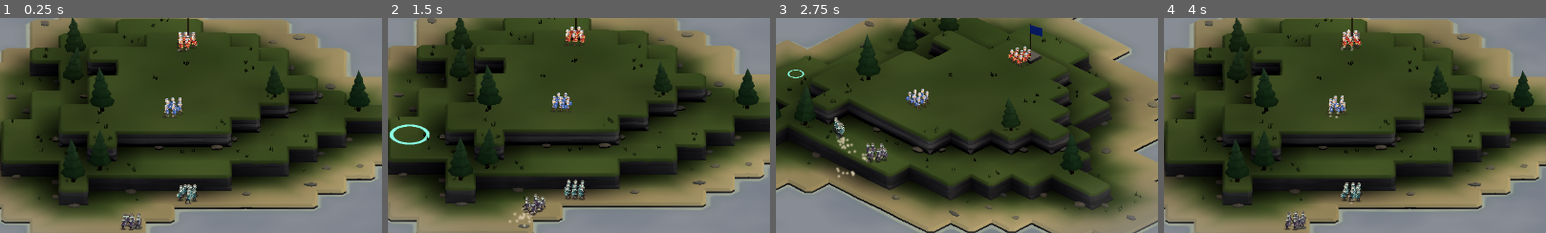
Above: before the commit, frames 1-4 (left to right).
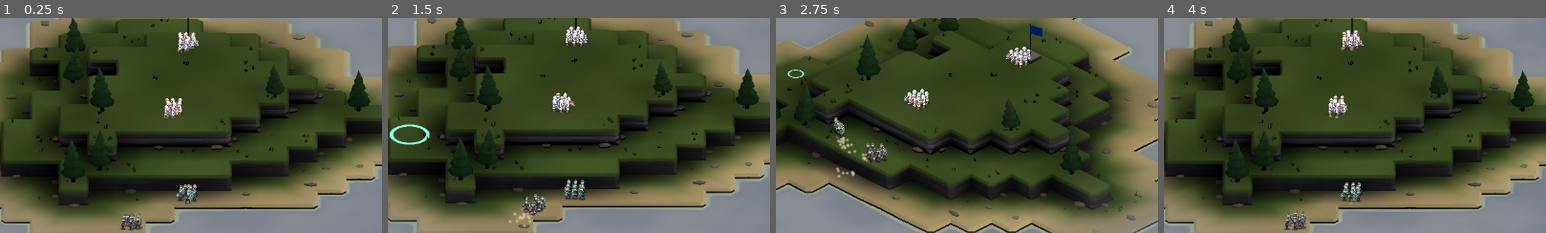
Above: after the commit, the same moments.

Repository: A1MEr-ane/undead-prince
Game: Godot game, scene res://scenes/main.tscn
Same seed, same stepped clock (60 frames per second), same inputs: the game is played once before the commit and once after it.
Inputs (mouse positions are % of the whole screen's width and height, from its top left):
- Up to frame 1 (0.25 s): no input
- Up to frame 2 (1.5 s): tap Enter at 0.5 s; move the mouse to (72, 45) at 0.52 s; tap 1 at 0.6 s; click (72, 45) at 0.67 s; move the mouse to (30, 55) at 1.27 s; tap 2 at 1.35 s; click (30, 55) at 1.42 s
- Up to frame 3 (2.75 s): move the mouse to (60, 28) at 2.02 s; tap Q at 2.1 s; click (60, 28) at 2.17 s
- Up to frame 4 (4 s): move the mouse to (45, 70) at 2.77 s; tap E at 2.85 s; click (45, 70) at 2.92 s; move the mouse to (80, 65) at 3.52 s; tap R at 3.6 s; click (80, 65) at 3.67 s
The pictures show only the part of the screen within x 27-77%, y 28-78%; the shares and areas given below are measured in that part.

The runs differ from the first frame. In frame 1, 0.7% of the frame differs, in the area x 42-52%, y 6-47%; in frame 2, 0.7%; in frame 3, 0.7%, in the area x 33-67%, y 12-43%; in frame 4, 0.6%.

Commit message:
feat(sprites): kingdom squads use Blender shieldman sprites (pilot P3)
unit.gdshader handles both atlas formats via uniforms (v_up, light_mode,
stain_mask, eye_cell, blood_from_alpha); main loads Blender atlas, parts and
JSON animation table with Image.load_from_file; Unit plays clips by name with
JSON durations when the sprite set provides them.

Co-Authored-By: Claude Opus 5.5 <noreply@anthropic.com>

Diff:
--- a/scripts/main.gd
+++ b/scripts/main.gd
@@ -35,6 +35,7 @@
 var selected = null
 
 var anims: Dictionary
+var sprite_sets := {}   # 名字 → {material, anims, lens, loops, direct}
 var unit_material: ShaderMaterial
 var unit_quad: QuadMesh
 var shadow_mesh: PlaneMesh
@@ -205,6 +206,10 @@
 	unit_material.set_shader_parameter("look_grid", Vector2(SpriteFactory.LOOK_GRID))
 	unit_material.set_shader_parameter("atlas_grid", res["grid"])
 	unit_material.set_shader_parameter("quad_size", Unit.QUAD)
+	sprite_sets["proc"] = {"material": unit_material, "anims": anims, "lens": {}, "loops": {}, "direct": false}
+	var shield := _load_blender_sprites("k2_shieldman")
+	if not shield.is_empty():
+		sprite_sets["shieldman"] = shield
 	unit_quad = QuadMesh.new()
 	unit_quad.size = Vector2(Unit.QUAD, Unit.QUAD)
 	unit_quad.center_offset = Vector3(0, Unit.QUAD * 0.5, 0)
@@ -241,6 +246,49 @@
 	marker.mesh = mm
 	marker.visible = false
 	add_child(marker)
+
+
+## 读取 Blender 管线产出的 UV 精灵（docs/sprite-pipeline.md）：图集 + 部位贴图 + JSON 动画表。
+## 用 Image.load_from_file 直接读原始 PNG，绕过导入设置（数据图不能做 sRGB 或压缩）。
+func _load_blender_sprites(id: String) -> Dictionary:
+	var dir := "res://assets/sprites/"
+	var json_path := ProjectSettings.globalize_path(dir + id + "_uv.json")
+	if not FileAccess.file_exists(json_path):
+		push_warning("缺少精灵：" + json_path)
+		return {}
+	var meta: Dictionary = JSON.parse_string(FileAccess.get_file_as_string(json_path))
+	var atlas := Image.load_from_file(ProjectSettings.globalize_path(dir + String(meta["image"])))
+	var parts := Image.load_from_file(ProjectSettings.globalize_path(dir + String(meta["part_texture"]["image"])))
+	var atlas_tex := ImageTexture.create_from_image(atlas)
+	var mat := ShaderMaterial.new()
+	mat.shader = load("res://shaders/unit.gdshader")
+	mat.set_shader_parameter("atlas", atlas_tex)
+	mat.set_shader_parameter("atlas_coverage", atlas_tex)
+	mat.set_shader_parameter("parts", ImageTexture.create_from_image(parts))
+	var grid: Array = meta["part_texture"]["grid"]
+	mat.set_shader_parameter("look_grid", Vector2(grid[0], grid[1]))
+	mat.set_shader_parameter("atlas_grid", Vector2(meta["columns"], meta["rows"]))
+	mat.set_shader_parameter("quad_size", Unit.QUAD)
+	mat.set_shader_parameter("v_up", true)
+	mat.set_shader_parameter("light_mode", 1)
+	mat.set_shader_parameter("blood_from_alpha", false)
+	# 沾血分区：皮肤、头盔、外衣、衣边、袖子、裤子（按左下角起的 4×4 分区编号）
+	var stain := 0
+	for name in ["skin", "helmet", "tunic", "cloth_trim", "sleeves", "trousers"]:
+		var c: Array = meta["part_texture"]["regions"][name]["cell"]
+		stain |= 1 << (int(c[1]) * 4 + int(c[0]))
+	mat.set_shader_parameter("stain_mask", stain)
+	var eye: Array = meta["part_texture"]["regions"]["eye"]["cell"]
+	mat.set_shader_parameter("eye_cell", int(eye[1]) * 4 + int(eye[0]))
+	var a := {}
+	var lens := {}
+	var loops := {}
+	for name in meta["animations"]:
+		var an: Dictionary = meta["animations"][name]
+		a[name] = Vector2i(int(an["start_frame"]), int(an["frame_count"]))
+		lens[name] = float(an["duration"])
+		loops[name] = bool(an["loop"])
+	return {"material": mat, "anims": a, "lens": lens, "loops": loops, "direct": true}
 
 
 func _make_palette() -> Image:
@@ -415,8 +463,10 @@
 	face_down.y = 0.0
 	var s1 := _make_squad("亡魂一队", 0, 2, 9, pa, true, {"hp": 1.0, "damage": 1.0, "knockback": 1.0, "stun": 1.0}, -face_down)
 	var s2 := _make_squad("亡魂二队", 0, 3, 9, pb, true, {"hp": 1.0, "damage": 1.2, "knockback": 1.5, "stun": 1.1}, -face_down)
-	_make_squad("王旗卫队", 1, 1, 8, flag_pos + face_down.normalized() * 0.4, false, {"hp": 1.0, "damage": 1.2, "knockback": 1.5, "stun": 1.1}, face_down)
-	_make_squad("山腰民兵", 1, 0, 8, mid, false, {"hp": 0.6, "damage": 1.0, "knockback": 1.0, "stun": 1.0}, face_down)
+	var kingdom_sprite := "shieldman" if sprite_sets.has("shieldman") else "proc"
+	var kingdom_look := 0 if kingdom_sprite == "shieldman" else 1
+	_make_squad("王旗卫队", 1, kingdom_look, 8, flag_pos + face_down.normalized() * 0.4, false, {"hp": 1.0, "damage": 1.2, "knockback": 1.5, "stun": 1.1, "sprite": kingdom_sprite}, face_down)
+	_make_squad("山腰民兵", 1, 0, 8, mid, false, {"hp": 0.6, "damage": 1.0, "knockback": 1.0, "stun": 1.0, "sprite": kingdom_sprite}, face_down)
 	player_squads = [s1, s2]
 
 
--- a/scripts/unit.gd
+++ b/scripts/unit.gd
@@ -35,6 +35,10 @@
 var ring: MeshInstance3D
 var anims: Dictionary
 var fall_frames := PackedInt32Array()
+# 精灵集：direct=true 时动画表里有与片段同名的动画（Blender 管线），直接按名字和 JSON 时长播放
+var sprite_direct := false
+var sprite_lens := {}
+var sprite_loops := {}
 
 # 数值
 var max_hp := 1.0
@@ -126,7 +130,11 @@
 	terrain = p_main.terrain
 	squad = p_squad
 	faction = p_faction
-	anims = p_main.anims
+	var sp: Dictionary = p_main.sprite_sets[stats.get("sprite", "proc")]
+	anims = sp["anims"]
+	sprite_direct = sp["direct"]
+	sprite_lens = sp["lens"]
+	sprite_loops = sp["loops"]
 	max_hp = stats.get("hp", 1.0)
 	hp = max_hp
 	max_speed = stats.get("speed", 2.0)
@@ -142,14 +150,15 @@
 	beats = Beats.new()
 	idle_offset = randf()
 	# 倒下：受击后仰 → 跪 → 坐 → 躺（借用已有帧）
-	var hit: Vector2i = anims["hit"]
-	var getup: Vector2i = anims["getup"]
-	var down: Vector2i = anims["down"]
-	fall_frames = PackedInt32Array([hit.x, getup.x + mini(2, getup.y - 1), getup.x + mini(1, getup.y - 1), down.x])
+	if not sprite_direct:
+		var hit: Vector2i = anims["hit"]
+		var getup: Vector2i = anims["getup"]
+		var down: Vector2i = anims["down"]
+		fall_frames = PackedInt32Array([hit.x, getup.x + mini(2, getup.y - 1), getup.x + mini(1, getup.y - 1), down.x])
 
 	mesh = MeshInstance3D.new()
 	mesh.mesh = p_main.unit_quad
-	mesh.material_override = p_main.unit_material
+	mesh.material_override = sp["material"]
 	mesh.cast_shadow = GeometryInstance3D.SHADOW_CASTING_SETTING_OFF
 	mesh.custom_aabb = AABB(Vector3(-1, -0.5, -1), Vector3(2, 2.5, 2))
 	add_child(mesh)
@@ -637,6 +646,8 @@
 
 
 func _clip_len(clip: String) -> float:
+	if sprite_direct and sprite_lens.has(clip):
+		return sprite_lens[clip]
 	if clip == "fall":
 		return 0.35
 	if clip == "walk":
@@ -655,6 +666,11 @@
 func _current_frame() -> int:
 	var clip_len := _clip_len(anim_name)
 	var k := anim_t / clip_len
+	if sprite_direct and anims.has(anim_name):
+		var d: Vector2i = anims[anim_name]
+		if sprite_loops.get(anim_name, false):
+			k = fposmod(k, 1.0)
+		return d.x + clampi(int(k * d.y), 0, d.y - 1)
 	if anim_name == "fall":
 		return fall_frames[mini(int(k * fall_frames.size()), fall_frames.size() - 1)]
 	var sprite_anim := "walk" if anim_name == "walk" else String(CLIPS[anim_name][0])
--- a/shaders/unit.gdshader
+++ b/shaders/unit.gdshader
@@ -16,6 +16,16 @@
 // 脚下陷进草里：精灵底部按草量混成草色
 uniform vec3 feet_color : source_color = vec3(0.36, 0.47, 0.25);
 uniform float feet_height = 0.13;
+// 两种图集格式共用本着色器（默认值 = 程序化精灵）：
+// v_up：RG 的 V 轴向上（Blender 管线），部位分区从左下角编号
+// light_mode：0 = 程序化精灵的明暗曲线；1 = Blender 管线约定的"部位色 × 2B"
+// stain_mask：哪些部位分区会沾血（按 4×4 分区编号的位掩码）；eye_cell：眼睛所在分区
+// blood_from_alpha：部位贴图 alpha 存了血迹噪声时用它，否则用按部位坐标生成的固定噪声
+uniform bool v_up = false;
+uniform int light_mode = 0;
+uniform int stain_mask = 79;
+uniform int eye_cell = 8;
+uniform bool blood_from_alpha = true;
 
 instance uniform float frame = 0.0;
 instance uniform float flip = 0.0;
@@ -53,22 +63,28 @@
 	float coverage = texture(atlas_coverage, atlas_uv).a;
 	float look = clamp(floor(palette_row + 0.5), 0.0, look_grid.x * look_grid.y - 1.0);
 	vec2 look_cell = vec2(mod(look, look_grid.x), floor(look / look_grid.x));
-	vec4 material = texture(parts, (look_cell + t.rg) / look_grid);
-	float light = t.b <= 0.5 ? 0.6 + t.b * 0.8 : 0.7 + t.b * 0.6;
+	vec2 part_uv = v_up ? vec2(t.r, 1.0 - t.g) : t.rg;
+	vec4 material = texture(parts, (look_cell + part_uv) / look_grid);
+	float light = light_mode == 1 ? 2.0 * t.b : (t.b <= 0.5 ? 0.6 + t.b * 0.8 : 0.7 + t.b * 0.6);
 	vec3 col = material.rgb * light;
 
 	// Alpha in the part sheet is a stable, smooth blood field, not opacity.
 	// Its coordinates follow each body part; no TIME or screen-space randomness.
-	ivec2 slot = ivec2(floor(t.rg * 4.0));
-	int part = slot.y * 4 + slot.x + 1;
-	bool stainable = part == 1 || part == 2 || part == 3 || part == 4 || part == 7;
+	ivec2 slot = ivec2(clamp(floor(t.rg * 4.0), vec2(0.0), vec2(3.0)));
+	int part_cell = slot.y * 4 + slot.x;
+	bool stainable = ((stain_mask >> part_cell) & 1) == 1;
 	float wound = sqrt(clamp(1.0 - health, 0.0, 1.0));
-	float blood = smoothstep(1.02 - wound * 0.82, 1.10 - wound * 0.82, material.a);
+	float field = material.a;
+	if (!blood_from_alpha) {
+		vec2 q = floor(t.rg * 48.0);
+		field = fract(sin(dot(q, vec2(12.9898, 78.233))) * 43758.5453);
+	}
+	float blood = smoothstep(1.02 - wound * 0.82, 1.10 - wound * 0.82, field);
 	if (stainable) {
 		col = mix(col, col * vec3(0.37, 0.055, 0.075), blood * 0.92);
 	}
 	// Spectral eyes retain their bright cyan-green color in the baked shadows.
-	if (part == 9 && look >= 2.0) {
+	if (part_cell == eye_cell && look >= 2.0) {
 		col = material.rgb * 1.2;
 	}
 	float feet = clamp((UV.y - (1.0 - feet_height)) / feet_height, 0.0, 1.0);
